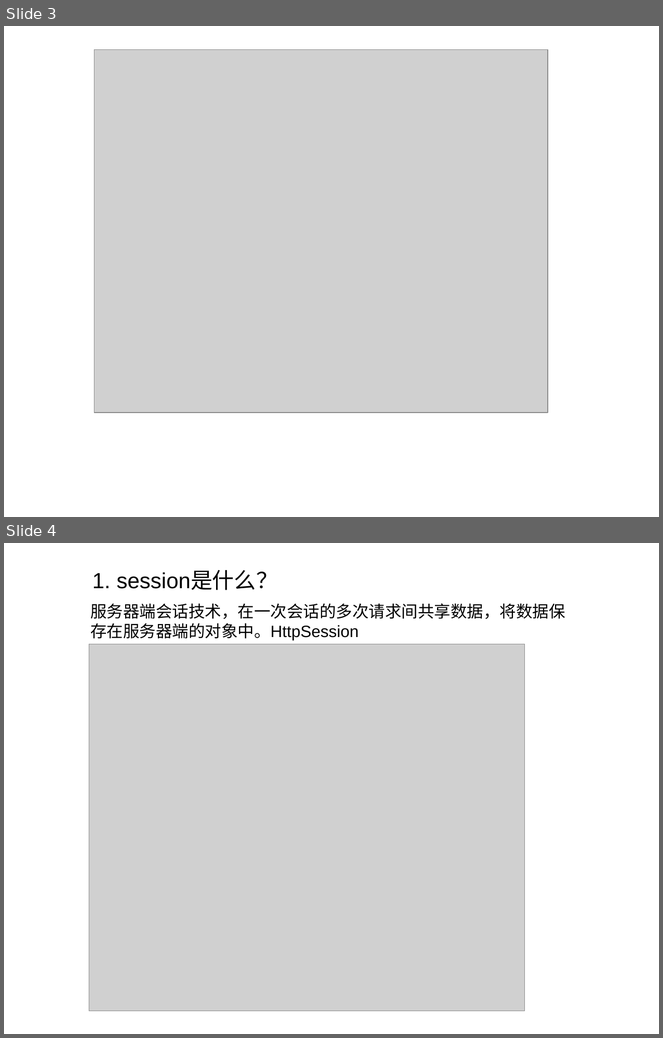
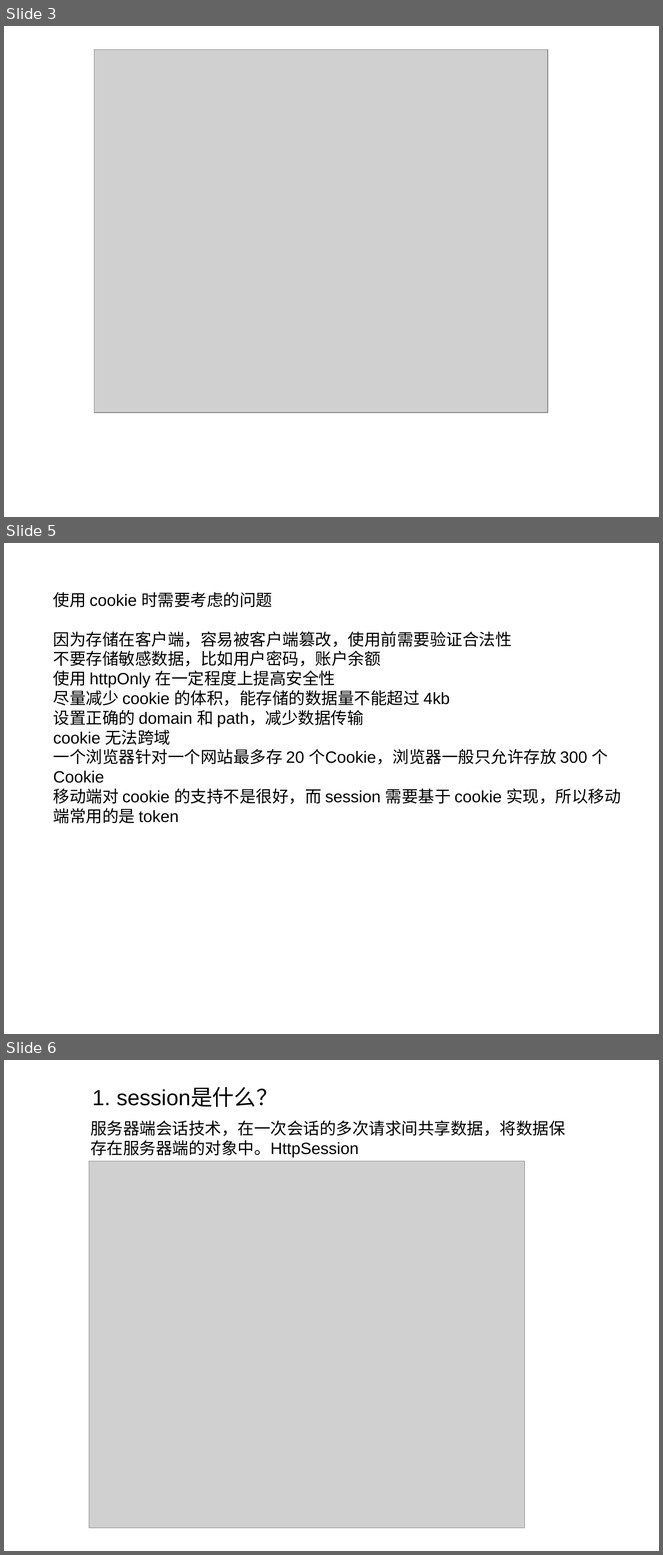
Before and after one commit to liyongjava36/oauth, a slide deck: 123.ppt. Shown one above the other, each under a label of ours: slides 3 and 4 before the commit, slides 3, 5 and 6 after it; the slides between them are not shown. The pictures are 663x1038 and 663x1555 pixels, drawn with LibreOffice and Linux fonts; fonts in the diff are those of the drawing; grey boxes stand for pictures. Boxes give left, top, right and bottom in pixels: in the first picture for what was removed or moved away, otherwise in the second. Text is boxed around its words. In the diff, an @@ line names an element or a change of style, - is before the commit and + after.

```diff
--- a/123.ppt
+++ b/123.ppt
@@ slide 5 added at (x1=4, y1=543, x2=659, y2=1034), background #FFFFFF @@
@@ text added at (x1=53, y1=592, x2=621, y2=824), 18 pt, text #000000 @@
+使用 cookie 时需要考虑的问题
+因为存储在客户端，容易被客户端篡改，使用前需要验证合法性
+不要存储敏感数据，比如用户密码，账户余额
+使用 httpOnly 在一定程度上提高安全性
+尽量减少 cookie 的体积，能存储的数据量不能超过 4kb
+设置正确的 domain 和 path，减少数据传输
+cookie 无法跨域
+一个浏览器针对一个网站最多存 20 个Cookie，浏览器一般只允许存放 300 个Cookie
+移动端对 cookie 的支持不是很好，而 session 需要基于 cookie 实现，所以移动端常用的是 token
@@ what was slide 4 is now slide 6 @@
```
Also in this commit, not shown: 2 slides changed, 3 other slides added, 2 slides removed.
